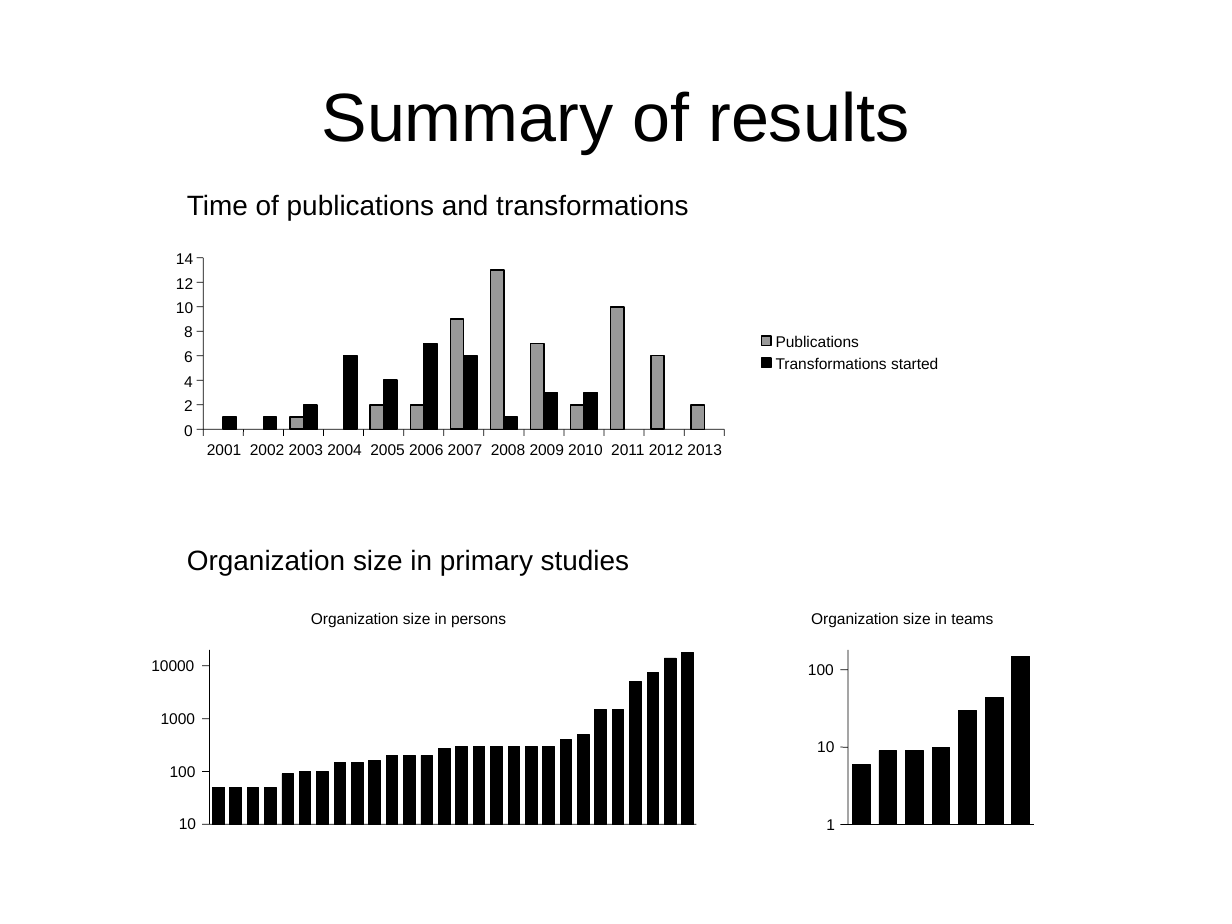
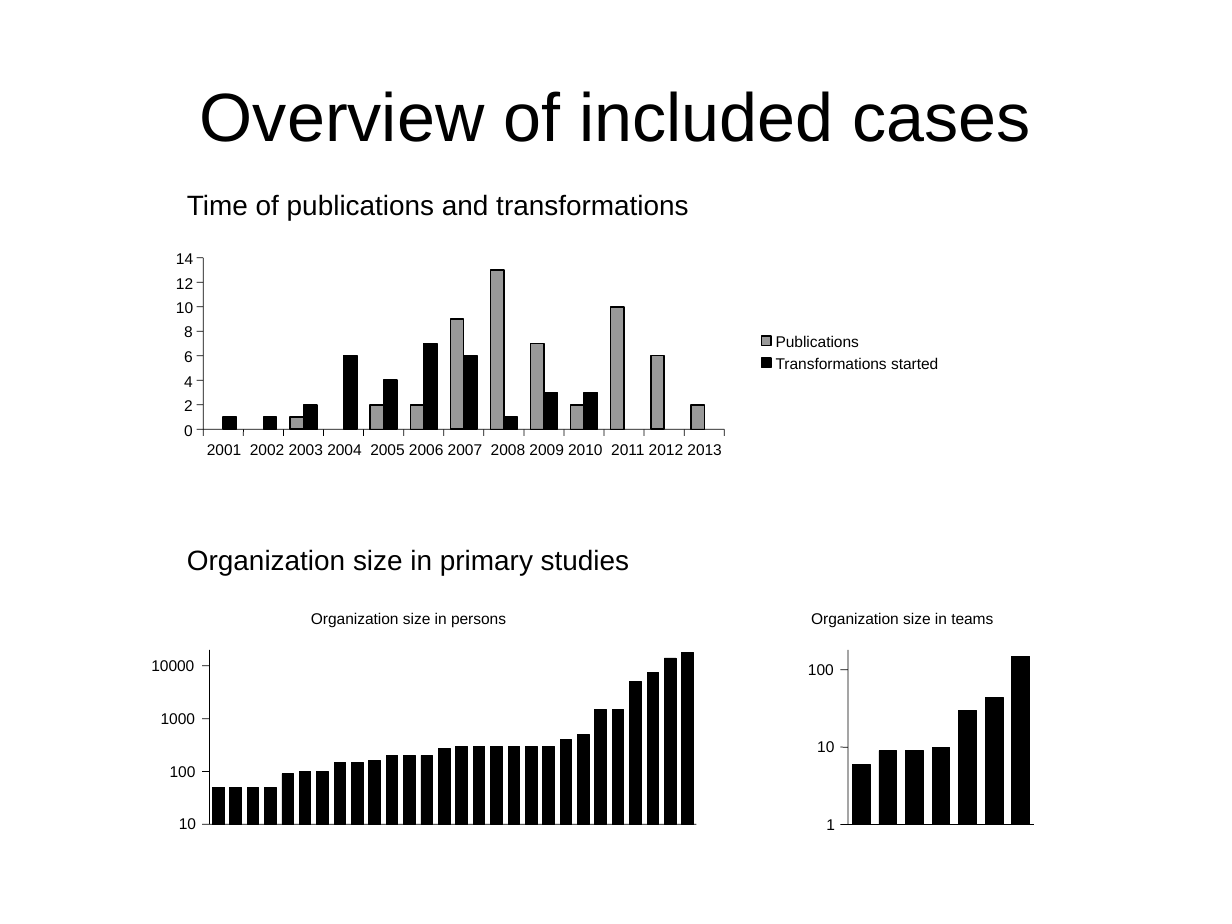
Before and after one commit to coumbole/aalto_agiletransformation, a slide deck: slide 8 of Presentation.odp (slide 7 before the commit). Drawn at 1232x924 pixels with LibreOffice and Linux fonts; fonts in the diff are those of the drawing. Boxes give left, top, right and bottom in pixels: in the first picture for what was removed or moved away, otherwise in the second. Text is boxed around its words. In the diff, an @@ line names an element or a change of style, - is before the commit and + after.

```diff
--- a/Presentation.odp
+++ b/Presentation.odp
@@ title at (200, 91, 1030, 142): text changed @@
-Summary of results
+Overview of included cases
```
Also in this commit, not shown: 2 other slides changed, 2 slides added.
